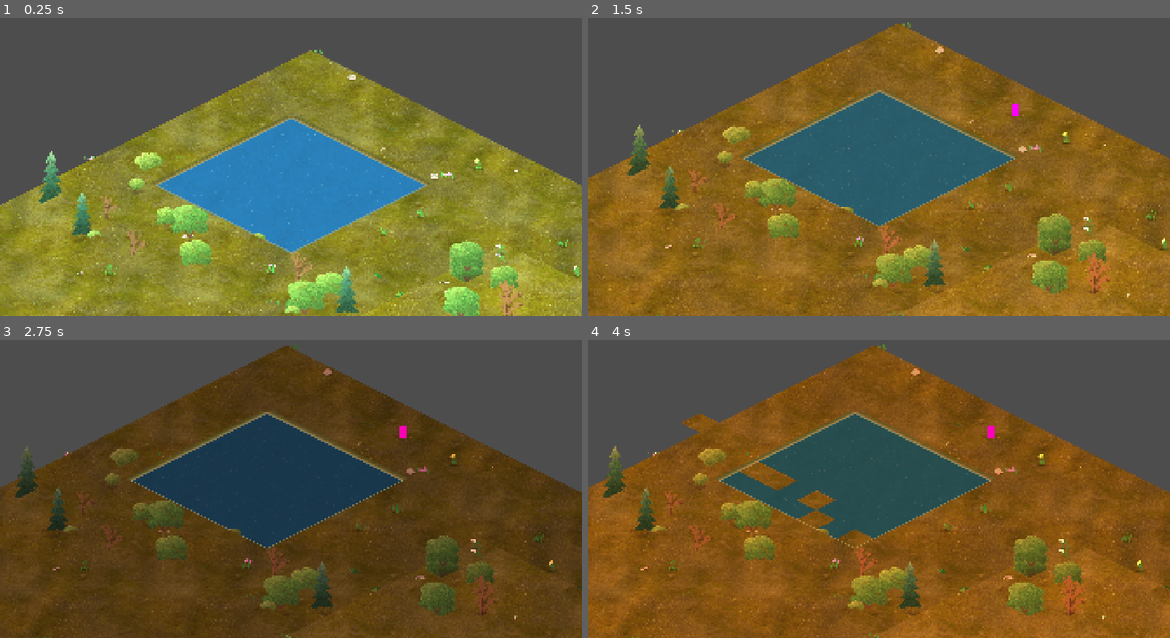
Above: before the commit, frames 1-4 (two rows, left to right).
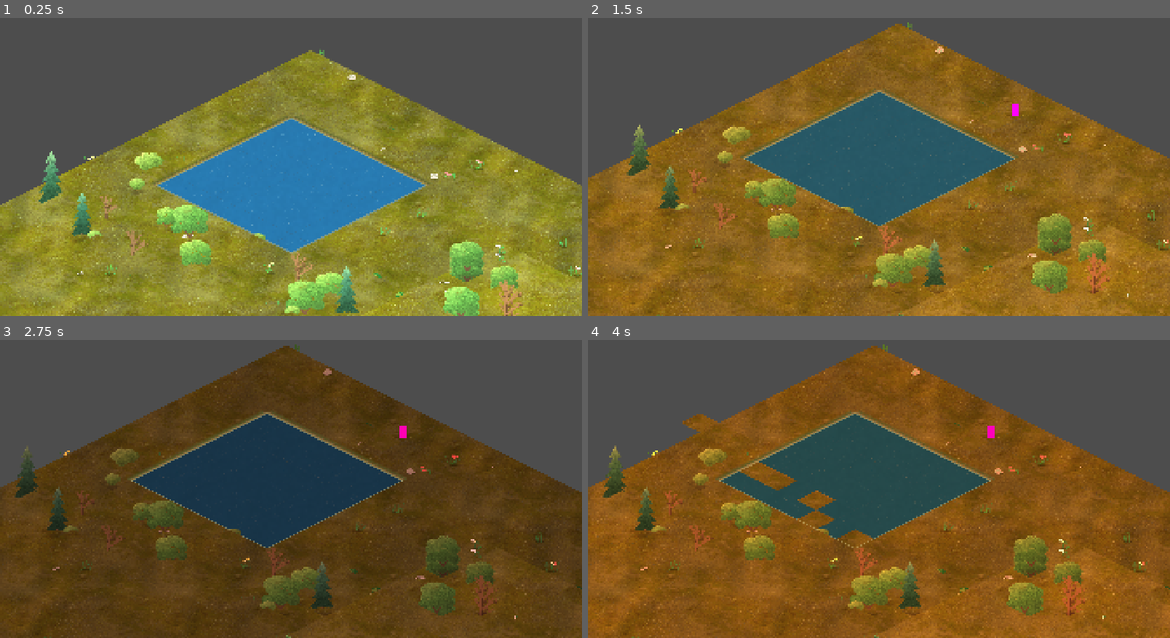
Above: after the commit, the same moments.

Repository: saman-mb/crusade-rts
Game: Godot game, scene res://src/nodes/map_system.tscn
Two runs of this game, one before a commit and one after it. Both use one fixed random seed, a clock stepped at 60 frames per second and the inputs below.
Inputs (mouse positions are in pixels of both pictures, inside the frame that each line leads up to):
- Up to frame 1 (0.25 s): no input
- Up to frame 2 (1.5 s): tap Enter at 0.5 s; move the mouse to (1007, 137) at 0.52 s; hold . (dev_time_fwd) 0.53-1.25 s; tap S (cam_down) at 0.6 s; click (1007, 137) at 0.67 s; drag from (762, 169) to (849, 217) at 1.27 s
- Up to frame 3 (2.75 s): tap Space at 2 s; move the mouse to (349, 402) at 2.02 s; hold . (dev_time_fwd) from 2.03 s (still down); tap D (cam_right) at 2.1 s
- Up to frame 4 (4 s): release . (dev_time_fwd) at 2.75 s; drag from (849, 539) to (704, 426) at 2.77 s; tap Enter at 3.5 s; move the mouse to (1053, 524) at 3.52 s; hold , (dev_time_back) from 3.53 s (still down); tap B at 3.6 s

The runs differ from the first frame. In frame 1, 0.2% of the frame differs, in the area x 15-100%, y 10-97%; in frame 2, 0.2%; in frame 3, 0.2%; in frame 4, 0.2%.

Commit message:
polish: address acceptance-board nits — brown hue drift, water band, tuft outliers
Post-review polish from the PR #259 board (all reviewers ACCEPTED-WITH-NITS):
- #241 nit 4, correct lever: trim the BROWN hue drift (hue_amp 0.045 -> 0.036), the
  patchy-dirt knob the artist actually named. The earlier tint_amp trim addressed
  brightness blotchiness; this addresses the brown drift.
- Water: flatten the directional sheen (0.90 + 0.20*lam -> 0.94 + 0.10*lam) to soften
  the residual mid-lake value band the art-director flagged.
- Doodads: pull the brightest grass-blade outliers down ~10% more so none pop neon.

Co-Authored-By: Claude Opus 4.8 (1M context) <noreply@anthropic.com>
Claude-Session: https://claude.ai/code/session_011XXrArQbzXBMjmQfcGAmyp

Diff:
--- a/assets/shaders/terrain_tint.gdshader
+++ b/assets/shaders/terrain_tint.gdshader
@@ -11,7 +11,7 @@
 // --- colour drift ---
 uniform float tint_amp : hint_range(0.0, 0.4) = 0.08;    // brightness swing (+/-) -- trimmed (#241 nit 4: mid-field read a touch blotchy)
 uniform float tint_freq = 0.0016;                         // cycles per world px (low = broad patches)
-uniform float hue_amp : hint_range(0.0, 0.2) = 0.045;    // warm/cool swing
+uniform float hue_amp : hint_range(0.0, 0.2) = 0.036;    // warm/cool swing -- trimmed 20% (#241 nit 4: the BROWN drift read patchy-dirt in the mid-field)
 uniform vec3 warm = vec3(1.03, 1.0, 0.93);
 uniform vec3 cool = vec3(0.95, 1.0, 1.04);
 // --- world-space relief lighting (fake directional sun -> warm-lit / cool-shadow) ---
@@ -108,7 +108,7 @@
 	// the albedo carry the surface interest).
 	float wness = smoothstep(0.0, 0.10, COLOR.b - COLOR.r) * smoothstep(0.20, 0.35, COLOR.b);
 	vec3 land_c = COLOR.rgb * bright * hue * relief_col + rim;
-	vec3 water_c = COLOR.rgb * (0.90 + 0.20 * clamp(lam, 0.0, 1.0));
+	vec3 water_c = COLOR.rgb * (0.94 + 0.10 * clamp(lam, 0.0, 1.0));   // flatter sheen -> softens the residual mid-lake value band
 	COLOR.rgb = mix(land_c, water_c, wness);
 
 	// Firelight pools: additive warm glow, distance measured on the GROUND plane
Binary file changed: assets/doodads/doodads.png
Not shown, changed: tools/gen_doodads.py
